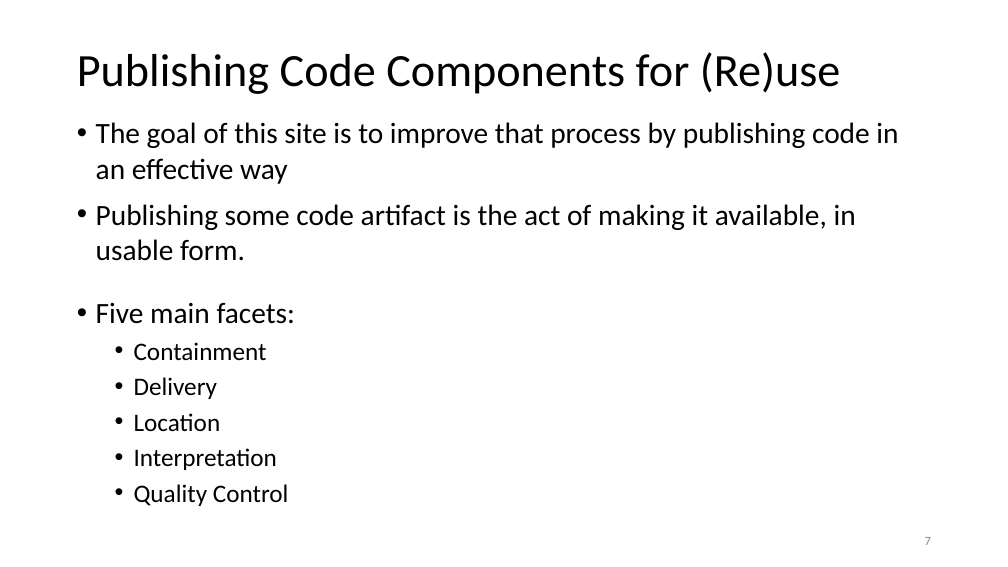
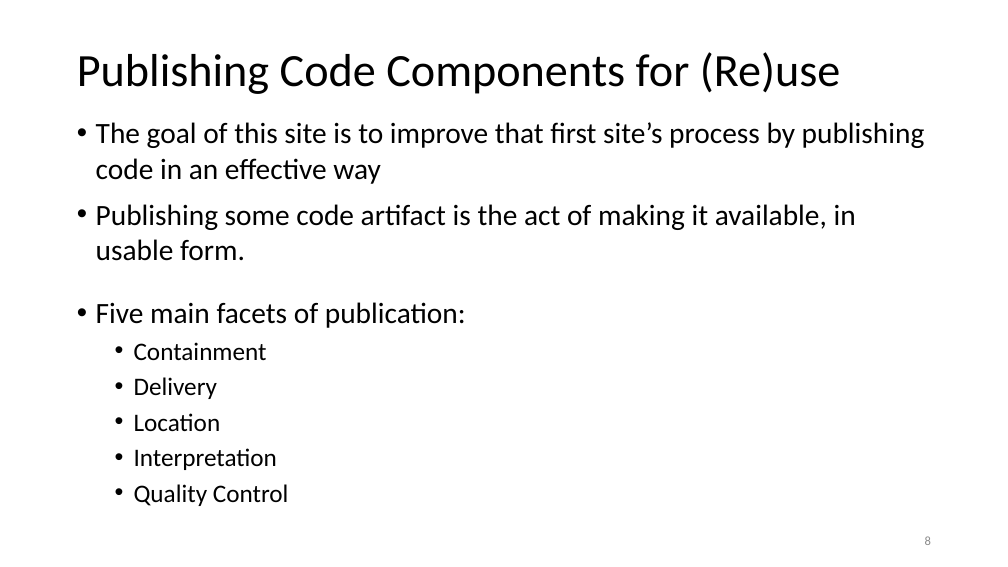
Before and after one commit to JimFawcett/JimFawcett.github.io, a slide deck: slide 8 of Resources/PublishingSourceCode.pptx (slide 7 before the commit). Drawn at 1008x567 pixels with LibreOffice and Linux fonts; fonts in the diff are those of the drawing. Boxes give left, top, right and bottom in pixels: in the first picture for what was removed or moved away, otherwise in the second. Text is boxed around its words. In the diff, an @@ line names an element or a change of style, - is before the commit and + after.

```diff
--- a/Resources/PublishingSourceCode.pptx
+++ b/Resources/PublishingSourceCode.pptx
@@ text at [96,122,925,184]: text changed @@
-• The goal of this site is to improve that process by publishing code in an effective way
+• The goal of this site is to improve that first site’s process by publishing code in an effective way
@@ text at [96,302,466,328]: text changed @@
-• Five main facets:
+• Five main facets of publication:
@@ page number at [925,536,931,545]: text changed @@
-7
+8
```
Also in this commit, not shown: 9 other slides changed, 1 other file.
